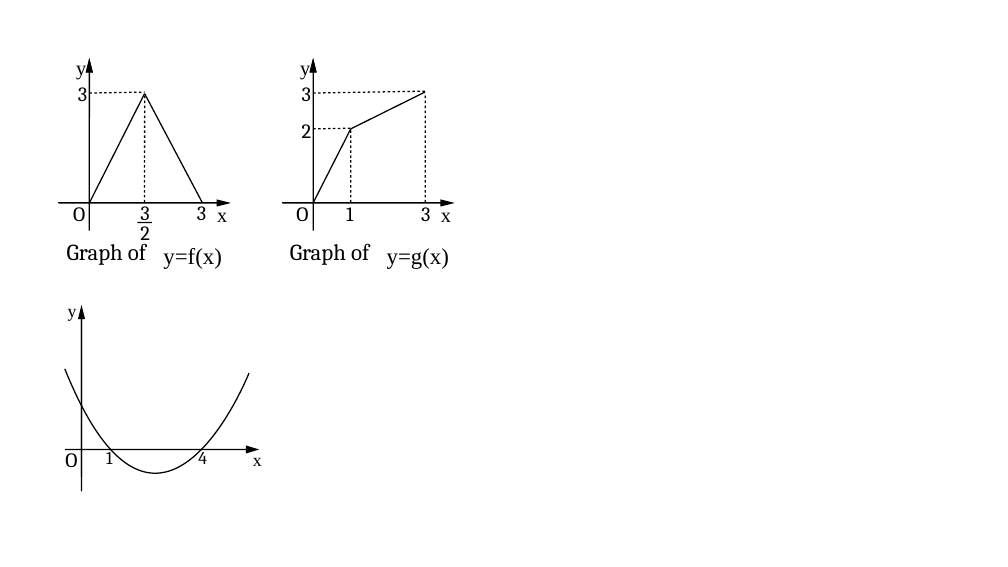
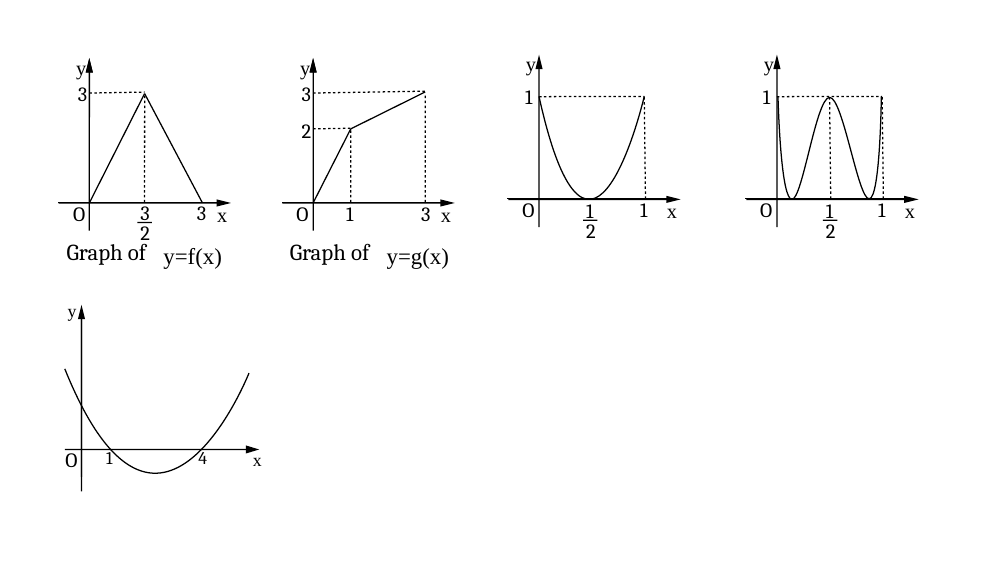
Before and after one commit to zz-zye/suneng, a slide deck: slide 1 of 1994/1994.odp. Drawn at 1008x567 pixels with LibreOffice and Linux fonts; fonts in the diff are those of the drawing. Boxes give left, top, right and bottom in pixels: in the first picture for what was removed or moved away, otherwise in the second. Text is boxed around its words. In the diff, an @@ line names an element or a change of style, - is before the commit and + after.

```diff
--- a/1994/1994.odp
+++ b/1994/1994.odp
@@ triangle added at [536, 55, 543, 70], fill #000000 @@
@@ triangle added at [774, 55, 781, 70], fill #000000 @@
@@ text added at [526, 61, 536, 76], 16 pt, text #000000 @@
+y
@@ line added from (540, 227) to (540, 61), #000000 0.99 pt @@
@@ text added at [764, 61, 774, 76], 16 pt, text #000000 @@
+y
@@ line added from (777, 227) to (777, 61), #000000 0.99 pt @@
@@ text added at [525, 90, 532, 104], 16 pt, text #000000 @@
+1
@@ line added from (540, 97) to (645, 97), #000000 0.99 pt @@
@@ freeform shape added at [540, 97, 645, 200], outline #000000 0.99 pt @@
@@ line added from (646, 198) to (645, 97), #000000 0.99 pt @@
@@ text added at [763, 90, 770, 104], 16 pt, text #000000 @@
+1
@@ line added from (777, 97) to (883, 97), #000000 0.99 pt @@
@@ freeform shape added at [778, 96, 882, 199], outline #000000 0.99 pt @@
@@ line added from (831, 198) to (830, 97), #000000 0.99 pt @@
@@ line added from (884, 198) to (883, 97), #000000 0.99 pt @@
@@ line added from (509, 198) to (674, 198), #000000 0 pt @@
@@ line added from (509, 199) to (674, 199), #000000 0.99 pt @@
@@ text added at [522, 198, 534, 217], 16 pt, text #000000 @@
+O
@@ text added at [586, 199, 593, 221], 16 pt, text #000000 @@
+1
@@ text added at [640, 198, 647, 217], 16 pt, text #000000 @@
+1
@@ triangle added at [667, 196, 681, 203], fill #000000 @@
@@ text added at [667, 208, 677, 218], 16 pt, text #000000 @@
+x
@@ line added from (746, 198) to (912, 198), #000000 0 pt @@
@@ line added from (746, 199) to (912, 199), #000000 0.99 pt @@
@@ text added at [760, 198, 772, 217], 16 pt, text #000000 @@
+O
@@ text added at [826, 199, 833, 221], 16 pt, text #000000 @@
+1
@@ text added at [878, 198, 885, 217], 16 pt, text #000000 @@
+1
@@ triangle added at [905, 196, 919, 203], fill #000000 @@
@@ text added at [905, 208, 915, 218], 16 pt, text #000000 @@
+x
@@ line added from (584, 220) to (597, 220), #000000 0.99 pt @@
@@ text added at [586, 219, 596, 238], 16 pt, text #000000 @@
+2
@@ line added from (823, 220) to (838, 220), #000000 0.99 pt @@
@@ text added at [826, 219, 836, 238], 16 pt, text #000000 @@
+2
```
Also in this commit, not shown: 2 other slides changed, 7 other files.
